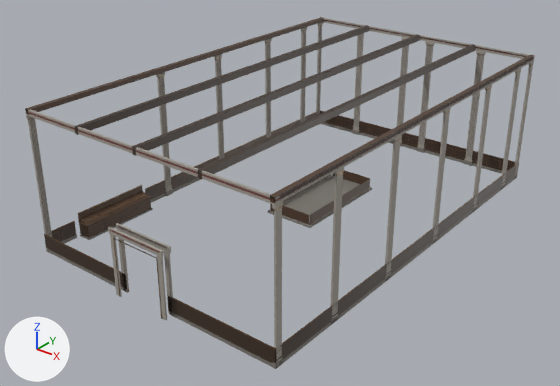
The glTF model public/assets/models/m5/rewrite.glb as it was, and as the next commit left it.
The view is the same before and after, from a 50 mm camera at (27.3, 135.4, 23.4) aimed at (-0.3, 169.9, 2.0). Arrows for +X, +Y and +Z are at lower left; the lights stay in place. The older version comes first. Vertices at exactly the same position are counted once.

Objects in the first picture: 'm5_rewrite'.
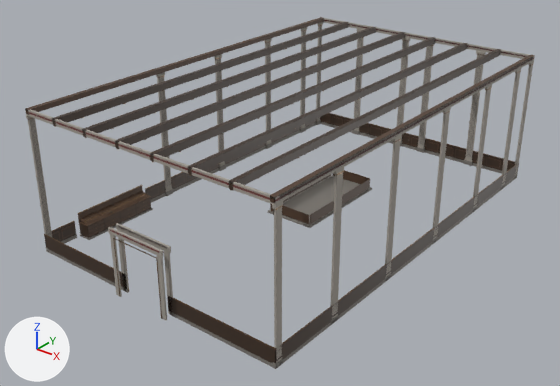
Boxes (x1, y1, x2, y2) around the edits, measured in the pictures (560 x 386 px; the box of a moved part takes in the faces that stretch with it):
part 1 of me_cube, moved or reshaped: before (75, 25, 369, 135); after (52, 22, 349, 126)
part 2 of me_cube, moved or reshaped: before (132, 34, 420, 156); after (83, 27, 376, 138)
part 3 of me_cube, moved or reshaped: before (198, 44, 475, 179); after (188, 43, 468, 176)
part 4 of me_cube, added: after (229, 49, 501, 191)
part 5 of me_cube, built on: after (115, 32, 489, 191)

Diff of the bpy script that builds the scene:
```diff
--- a/public/assets/models/m5/rewrite.glb.py
+++ b/public/assets/models/m5/rewrite.glb.py
@@ me_cube @@
 # used by ob_m5_rewrite; location = (-8.77, 176.0, 0.11)
-me_cube.from_pydata(...)  # 16528 vertices, 31344 faces; spans x 0.0..17.6, y -18.3..9.8, z -0.1..8.9
+me_cube.from_pydata(...)  # 18448 vertices, 34944 faces; spans x 0.0..17.6, y -18.3..9.8, z -0.1..8.9
+# me_cube part 1: the loose piece of 56 vertices spanning x 4.2..4.5, y -17.8..9.8, z 8.5..8.9 is moved by (-1.9, 0.0, 0.0)
+# me_cube part 2: the loose piece of 56 vertices spanning x 8.6..8.9, y -17.8..9.8, z 8.5..8.9 is moved by (-3.8, 0.0, 0.0)
+# me_cube part 3: the loose piece of 56 vertices spanning x 13.0..13.3, y -17.8..9.8, z 8.5..8.9 is moved by (-0.6, 0.0, 0.0)
+# me_cube part 4: the loose piece of 56 vertices spanning x 13.0..13.3, y -17.8..9.8, z 8.5..8.9 is copied, and the copy is moved by (1.9, 0.0, 0.0); it spans x 14.9..15.2, y -17.8..9.8, z 8.5..8.9
+# me_cube part 5: 3 vertices moved within x 7.4..10.1, y 9.8, z 8.5; 488 vertices added at x 7.4..15.2, y -17.8..9.8, z 8.4..8.9
+# other edits to the shape of me_cube do not show in these pictures
 me_cube.materials.append(mat_m1_stonedark)
```
